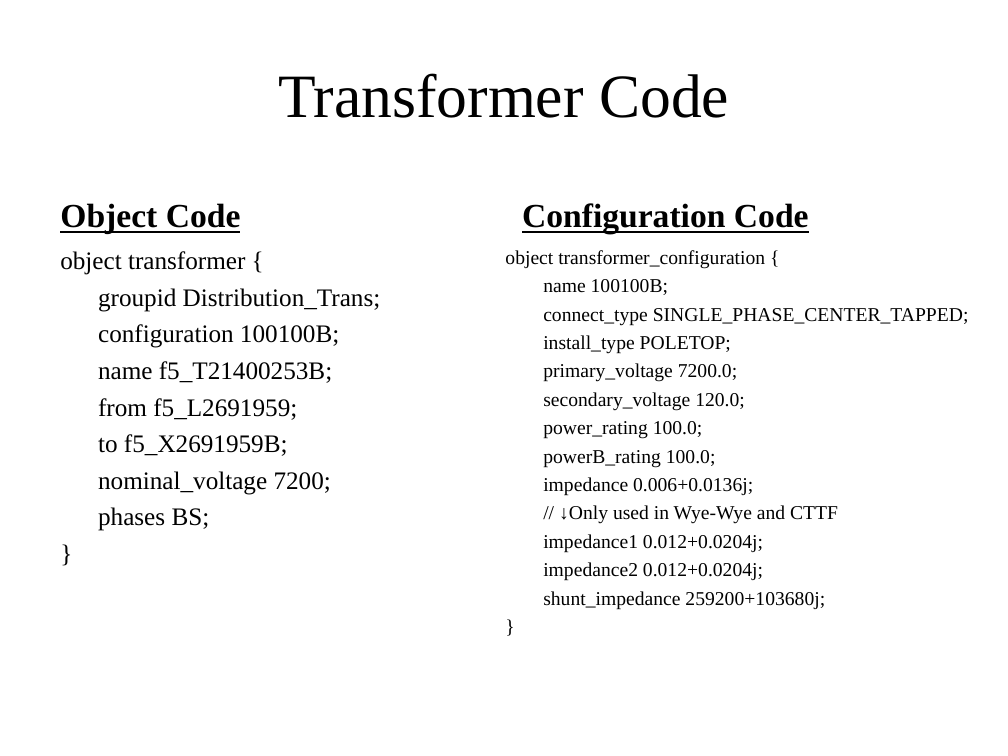
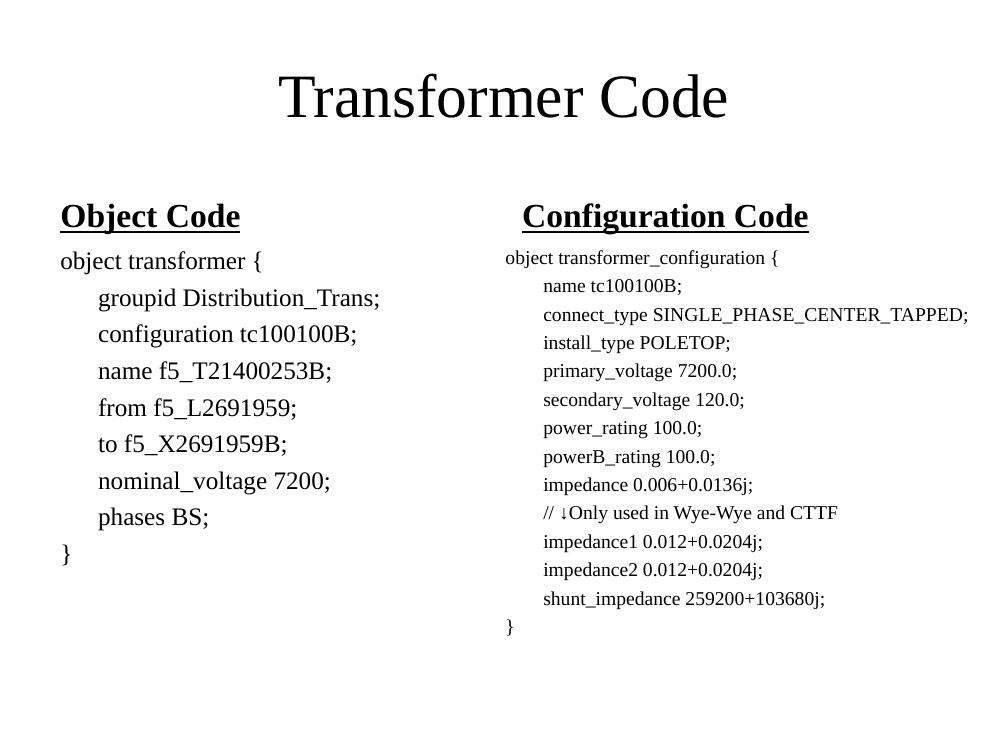
Before and after one commit to gridlab-d/course, a slide deck: slide 18 of ThreeDayCourse_v22/Day1/4.1 - Powerflow Module.ppt. Drawn at 1008x756 pixels with LibreOffice and Linux fonts; fonts in the diff are those of the drawing. Boxes give left, top, right and bottom in pixels: in the first picture for what was removed or moved away, otherwise in the second. Text is boxed around its words. In the diff, an @@ line names an element or a change of style, - is before the commit and + after.

```diff
--- a/ThreeDayCourse_v22/Day1/4.1 - Powerflow Module.ppt
+++ b/ThreeDayCourse_v22/Day1/4.1 - Powerflow Module.ppt
@@ text at (543,279,683,295): text changed @@
-name 100100B;
+name tc100100B;
@@ text at (98,324,357,348): text changed @@
-configuration 100100B;
+configuration tc100100B;
```
Also in this commit, not shown: 9 other slides changed, 1 other file.
